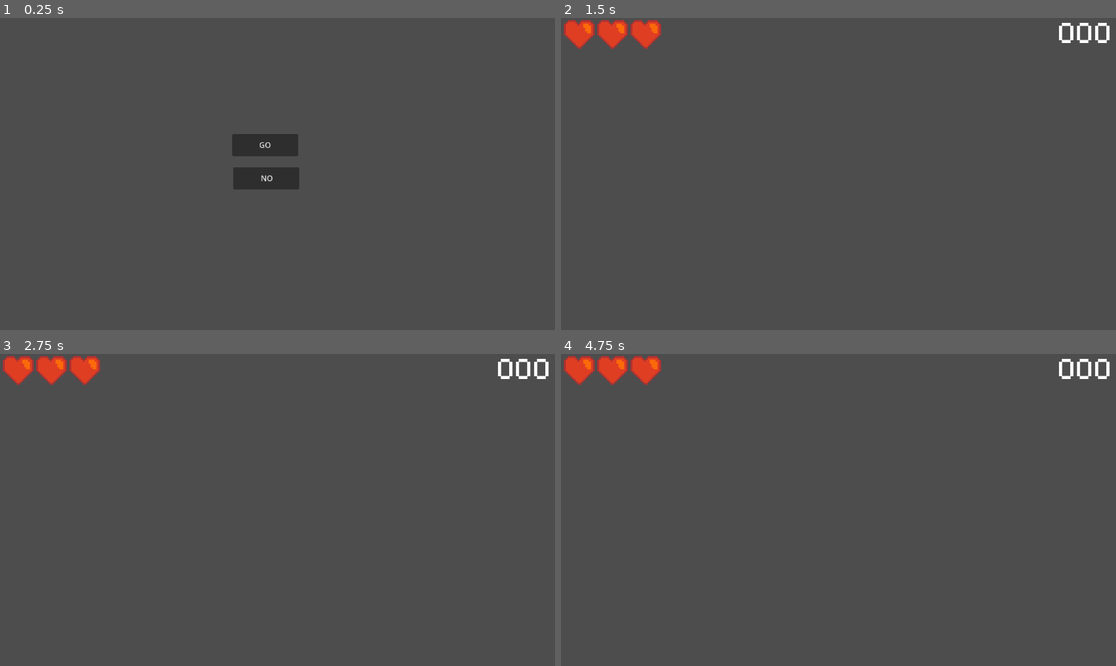
Above: before the commit, frames 1-4 (two rows, left to right).
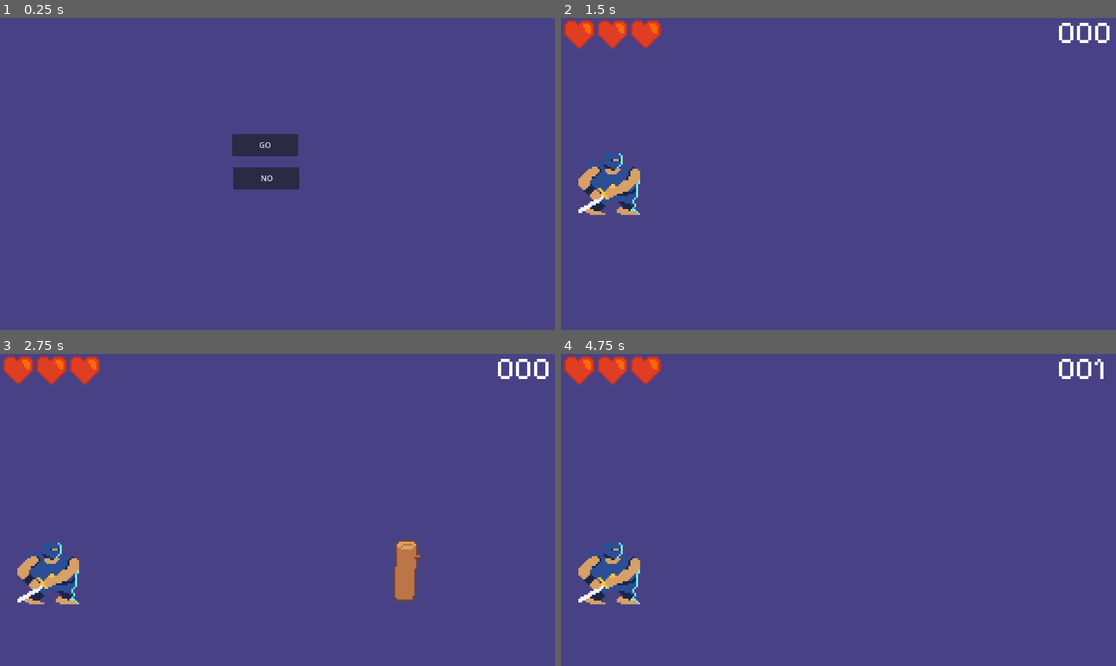
Above: after the commit, the same moments.

Repository: zdicken/CarJam
Game: Godot game, scene res://title.tscn
Same seed, same stepped clock (60 frames per second), same inputs: the game is played once before the commit and once after it.
Inputs:
- Up to frame 1 (0.25 s): no input
- Up to frame 2 (1.5 s): click "GO" at 0.5 s; tap Enter at 1.25 s; hold W (up, bound only after the commit) from 1.28 s (still down)
- Up to frame 3 (2.75 s): tap Space at 2 s; release W (up, bound only after the commit) at 2.03 s; hold S (down, bound only after the commit) from 2.03 s (still down)
- Up to frame 4 (4.75 s): release S (down, bound only after the commit) at 2.78 s; hold W (up, bound only after the commit) 2.78-4.28 s; hold S (down, bound only after the commit) from 4.28 s (still down)

The runs differ from the first frame. In frame 1, 98% of the frame differs, in the area x 0-100%, y 0-100%; in frame 2, 99%; in frame 3, 99%; in frame 4, 99%.

Commit message:
Car Jammm

Diff:
--- a/GameController.gd
+++ b/GameController.gd
@@ -4,12 +4,13 @@
 
 @onready var livesUI = $UI/Hearts
 @onready var scoreUI = $UI/Score
+@onready var spawner = $Spawner
 
 func _ready():
 	pass
 
 func _physics_process(delta):
-	roll("enemy")
+	roll("obstacle", 2)
 
 func changeLives(change):
 		lives += change
@@ -24,5 +25,25 @@
 		textScore = "0" + textScore
 	scoreUI.text = textScore
 
-func roll(type):
-	pass
+func roll(type, required):
+	var number = randi_range(1, 100)
+	var new
+	match type:
+		"enemy":
+			pass
+		"obstacle":
+			new = preload("res://scenes/log.tscn").instantiate()
+		"friend":
+			pass
+		"life":
+			pass
+	if(number < required):
+		var positionRoll = randi_range(1,3)
+		match positionRoll:
+			1:
+				new.position = spawner.get_child(0).position
+			2:
+				new.position = spawner.get_child(1).position
+			3:
+				new.position = spawner.get_child(2).position
+		get_tree().root.add_child(new)
--- /dev/null
+++ b/Player.gd
@@ -0,0 +1,21 @@
+extends CharacterBody2D
+var lane = 2
+var change = 0
+
+func _input(event):
+	if change == 0:
+		if Input.is_action_just_pressed("down") and lane < 3:
+			change = 1
+		elif Input.is_action_just_pressed("up") and lane > 1:
+			change = -1
+
+func _physics_process(delta):
+	if change != 0:
+		var lanePos = 350 + (lane-1)*100 + change*100
+		if (change == 1 and position.y <= lanePos) or (change == -1 and position.y >= lanePos):
+			velocity.y += change-(position.y-lanePos)
+		else:
+			lane += change
+			change = 0
+			velocity.y = 0
+	move_and_slide()
--- a/main.tscn
+++ b/main.tscn
@@ -1,12 +1,30 @@
-[gd_scene load_steps=4 format=3 uid="uid://hvxu4p2pl73s"]
+[gd_scene load_steps=7 format=3 uid="uid://hvxu4p2pl73s"]
 
 [ext_resource type="Script" path="res://GameController.gd" id="1_8o57u"]
 [ext_resource type="Texture2D" uid="uid://th734q7hkux1" path="res://sprites/heart.png" id="2_psj2j"]
 [ext_resource type="FontFile" uid="uid://cn4ytdw3pcnh8" path="res://fonts/Pixelify_Sans/PixelifySans-VariableFont_wght.ttf" id="2_ut6fv"]
+[ext_resource type="Script" path="res://Player.gd" id="2_uvolp"]
+[ext_resource type="Texture2D" uid="uid://berq3jdjjngnb" path="res://sprites/ninja.png" id="4_ymxnu"]
+
+[sub_resource type="RectangleShape2D" id="RectangleShape2D_cb7an"]
+size = Vector2(32.5, 9)
 
 [node name="Game" type="Node2D"]
 texture_filter = 1
 script = ExtResource("1_8o57u")
+
+[node name="Player" type="CharacterBody2D" parent="."]
+z_index = 1
+position = Vector2(100, 450)
+scale = Vector2(4, 4)
+script = ExtResource("2_uvolp")
+
+[node name="Ninja" type="Sprite2D" parent="Player"]
+texture = ExtResource("4_ymxnu")
+
+[node name="CollisionShape2D" type="CollisionShape2D" parent="Player"]
+position = Vector2(0.25, 0)
+shape = SubResource("RectangleShape2D_cb7an")
 
 [node name="UI" type="Control" parent="."]
 layout_mode = 3
--- a/project.godot
+++ b/project.godot
@@ -12,5 +12,24 @@
 
 config/name="CarJam"
 run/main_scene="res://title.tscn"
-config/features=PackedStringArray("4.0", "Forward Plus")
+config/features=PackedStringArray("4.2", "Forward Plus")
 config/icon="res://icon.svg"
+
+[input]
+
+up={
+"deadzone": 0.5,
+"events": [Object(InputEventKey,"resource_local_to_scene":false,"resource_name":"","device":0,"window_id":0,"alt_pressed":false,"shift_pressed":false,"ctrl_pressed":false,"meta_pressed":false,"pressed":false,"keycode":0,"physical_keycode":87,"key_label":0,"unicode":0,"echo":false,"script":null)
+, Object(InputEventKey,"resource_local_to_scene":false,"resource_name":"","device":0,"window_id":0,"alt_pressed":false,"shift_pressed":false,"ctrl_pressed":false,"meta_pressed":false,"pressed":false,"keycode":0,"physical_keycode":4194320,"key_label":0,"unicode":0,"echo":false,"script":null)
+]
+}
+down={
+"deadzone": 0.5,
+"events": [Object(InputEventKey,"resource_local_to_scene":false,"resource_name":"","device":0,"window_id":0,"alt_pressed":false,"shift_pressed":false,"ctrl_pressed":false,"meta_pressed":false,"pressed":false,"keycode":0,"physical_keycode":83,"key_label":0,"unicode":0,"echo":false,"script":null)
+, Object(InputEventKey,"resource_local_to_scene":false,"resource_name":"","device":0,"window_id":0,"alt_pressed":false,"shift_pressed":false,"ctrl_pressed":false,"meta_pressed":false,"pressed":false,"keycode":0,"physical_keycode":4194322,"key_label":0,"unicode":0,"echo":false,"script":null)
+]
+}
+
+[rendering]
+
+environment/defaults/default_clear_color=Color(0.282353, 0.254902, 0.521569, 1)
--- /dev/null
+++ b/scenes/log.gd
@@ -0,0 +1,7 @@
+extends Area2D
+
+func _physics_process(delta):
+	position.x -= 8
+	if(position.x < -50):
+		get_tree().root.get_node("Game").changeScore(1)
+		queue_free()
--- /dev/null
+++ b/scenes/log.tscn
@@ -0,0 +1,19 @@
+[gd_scene load_steps=4 format=3 uid="uid://cd3cxwqel7nmj"]
+
+[ext_resource type="Texture2D" uid="uid://gvmkjr0jx3bl" path="res://sprites/log.png" id="1_ivj6x"]
+[ext_resource type="Script" path="res://scenes/log.gd" id="1_qkf3f"]
+
+[sub_resource type="RectangleShape2D" id="RectangleShape2D_5xg67"]
+size = Vector2(12.75, 32)
+
+[node name="Log" type="Area2D"]
+scale = Vector2(4, 4)
+script = ExtResource("1_qkf3f")
+
+[node name="Log" type="Sprite2D" parent="."]
+texture_filter = 1
+texture = ExtResource("1_ivj6x")
+
+[node name="CollisionShape2D" type="CollisionShape2D" parent="."]
+position = Vector2(-0.625, 0)
+shape = SubResource("RectangleShape2D_5xg67")
Binary file added: sprites/enemy.png
Not shown, added: sprites/enemy.png.import
Binary file added: sprites/log.png
Not shown, added: sprites/log.png.import
Binary file added: sprites/ninja.ase
Binary file added: sprites/ninja.png
Not shown, added: sprites/ninja.png.import
